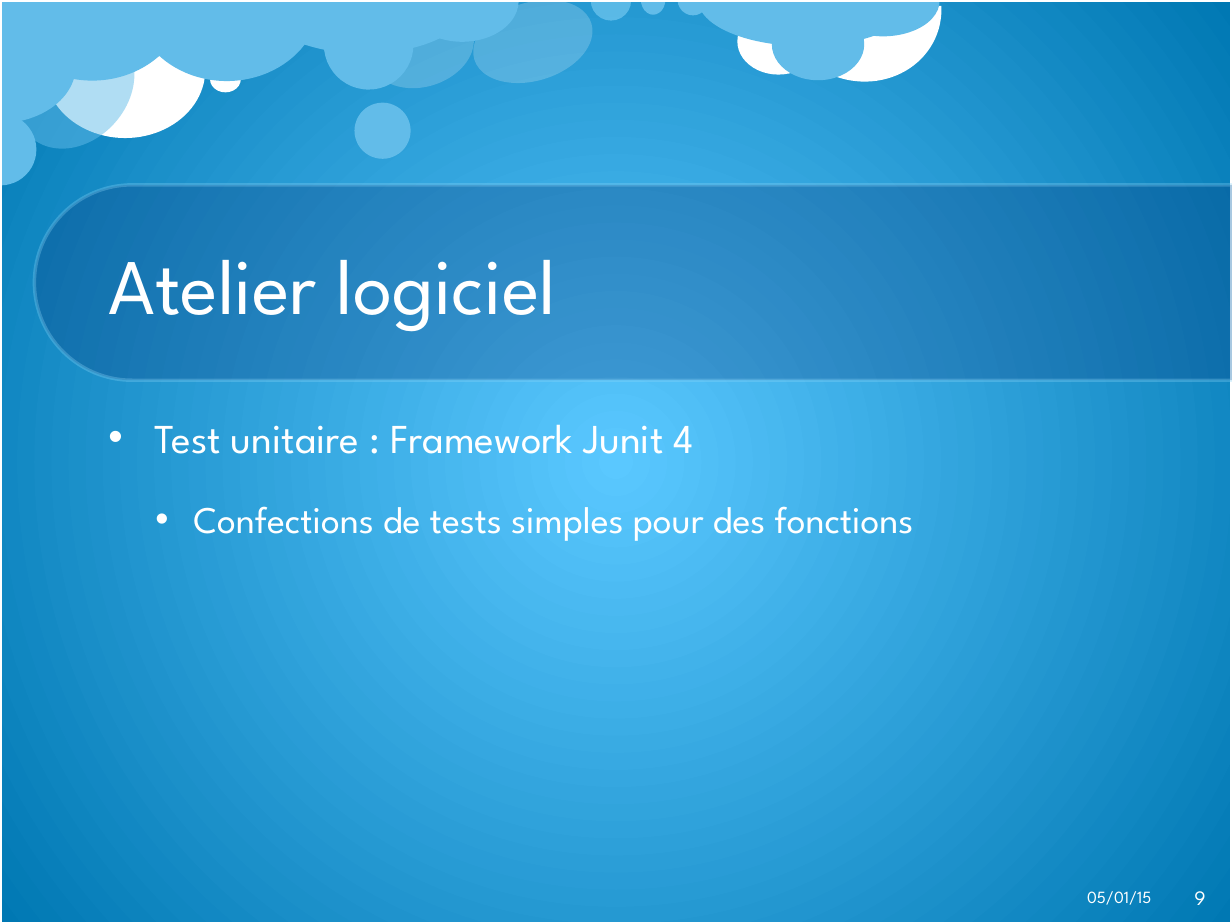
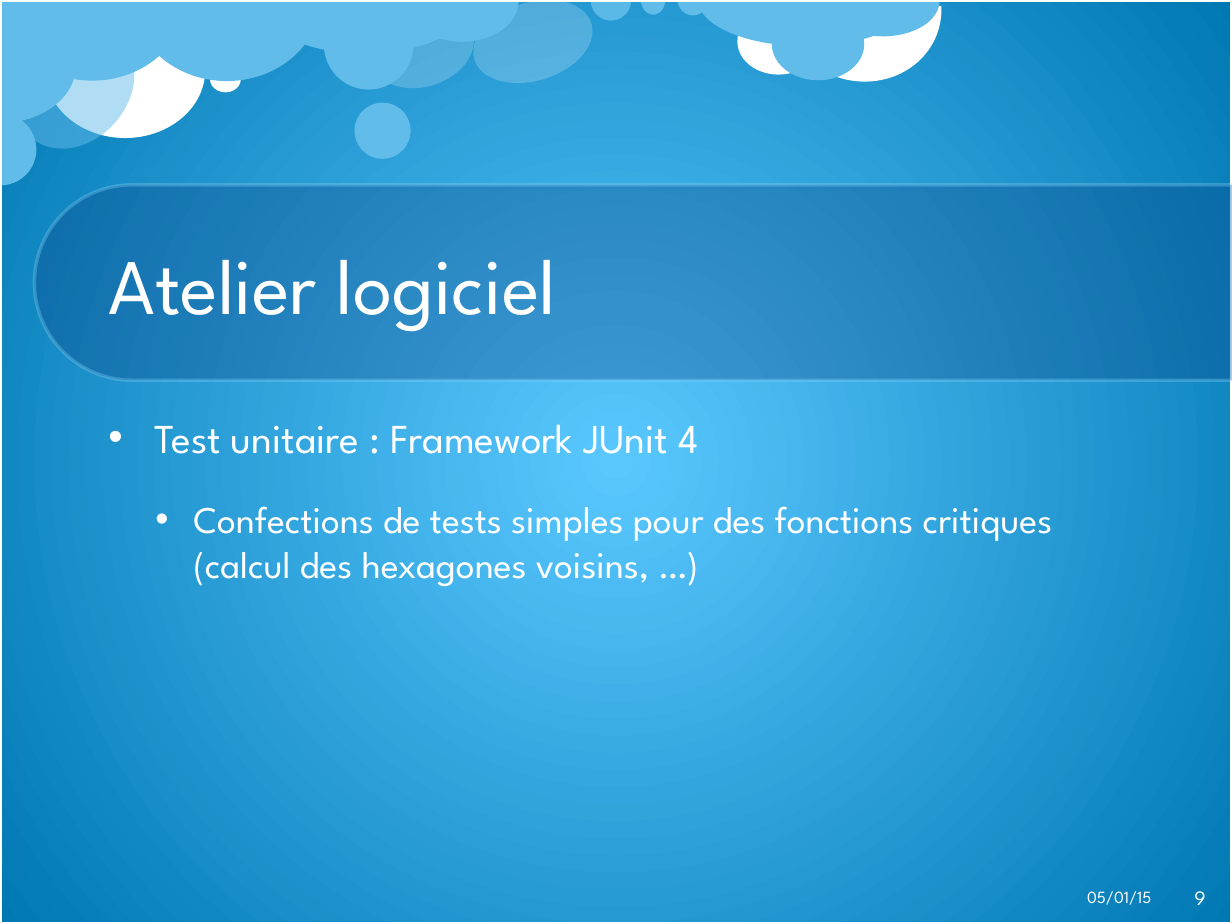
Before and after one commit to Aveys/Les-tresors-de-Java, a slide deck: slide 9 of Livraison/Soutenance.pptx. Drawn at 1232x924 pixels with LibreOffice and Linux fonts; fonts in the diff are those of the drawing; background and template pictures are left out. Boxes give left, top, right and bottom in pixels: in the first picture for what was removed or moved away, otherwise in the second. Text is boxed around its words. In the diff, an @@ line names an element or a change of style, - is before the commit and + after.

```diff
--- a/Livraison/Soutenance.pptx
+++ b/Livraison/Soutenance.pptx
@@ text at (x1=155, y1=424, x2=1053, y2=586): text changed @@
-• Test unitaire : Framework Junit 4
-  • Confections de tests simples pour des fonctions
+• Test unitaire : Framework JUnit 4
+  • Confections de tests simples pour des fonctions critiques (calcul des hexagones voisins, …)
```
Also in this commit, not shown: 8 other slides changed, 1 other file.
